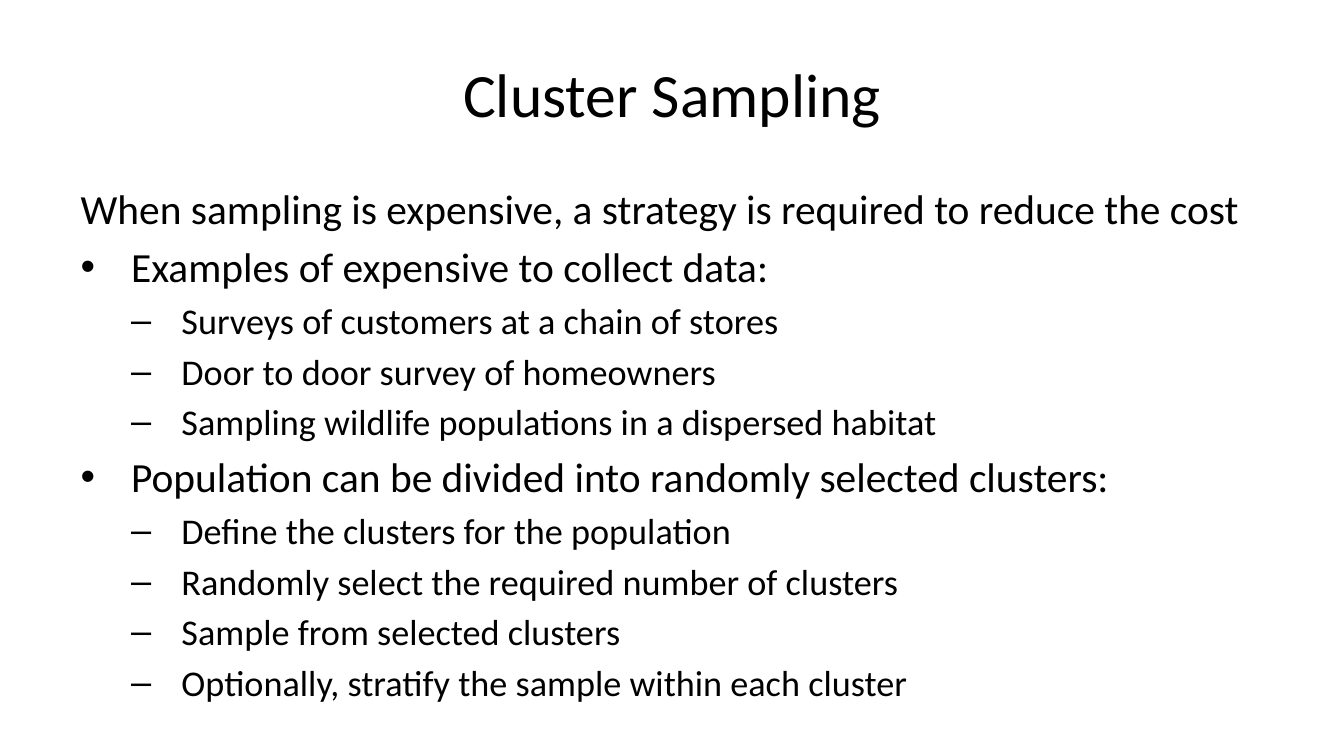
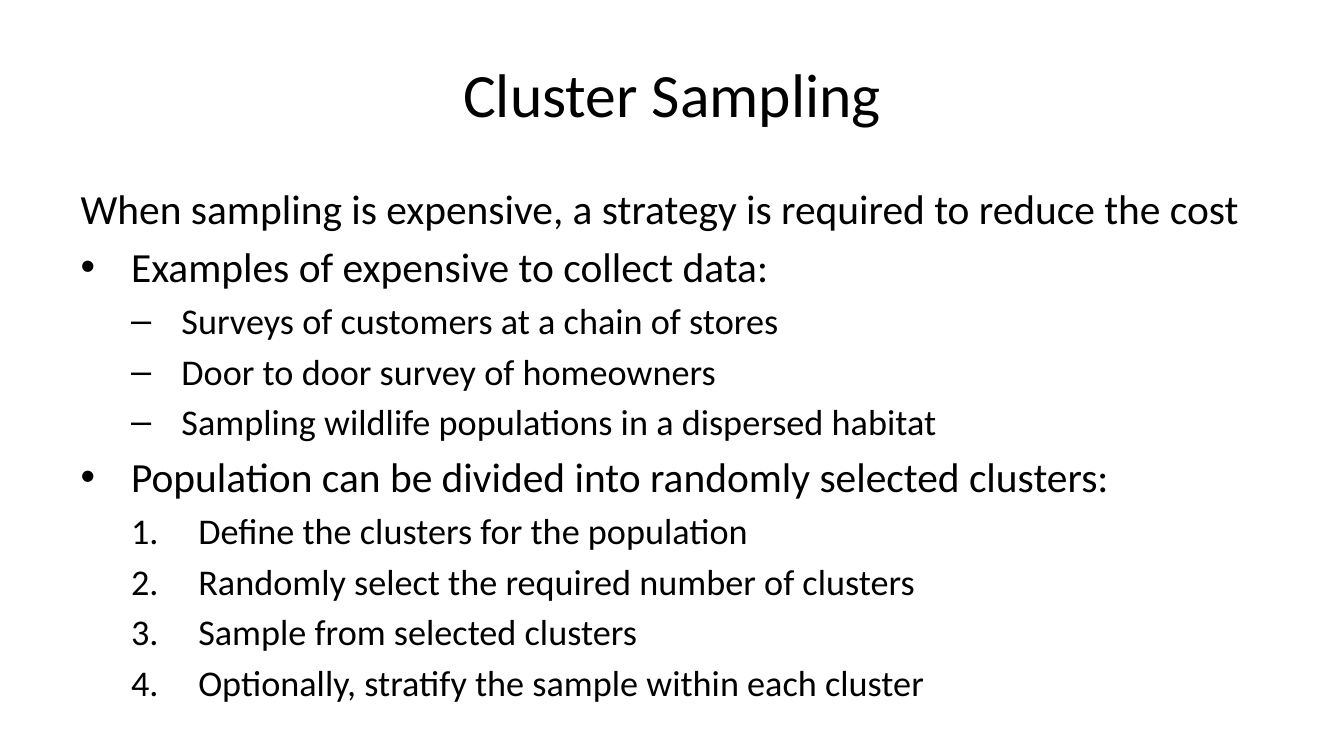
Before and after one commit to StephenElston/CSCI-E-83, a slide deck: slide 34 of LectureSlides/04_SamplingAndSimulation.pptx. Drawn at 1344x756 pixels with LibreOffice and Linux fonts; fonts in the diff are those of the drawing. Boxes give left, top, right and bottom in pixels: in the first picture for what was removed or moved away, otherwise in the second. Text is boxed around its words. In the diff, an @@ line names an element or a change of style, - is before the commit and + after.

```diff
--- a/LectureSlides/04_SamplingAndSimulation.pptx
+++ b/LectureSlides/04_SamplingAndSimulation.pptx
@@ text at [198,519,924,702]: bullet – to 1. @@
```
Also in this commit, not shown: 9 other slides changed.
